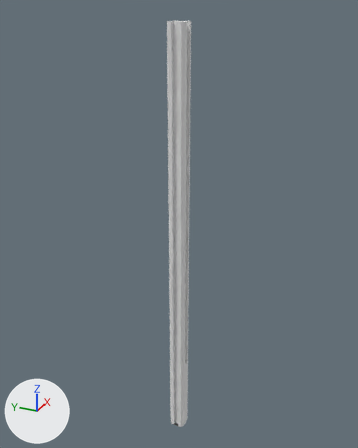
The Blender file sources/ColTipoE.blend, before and after one commit.
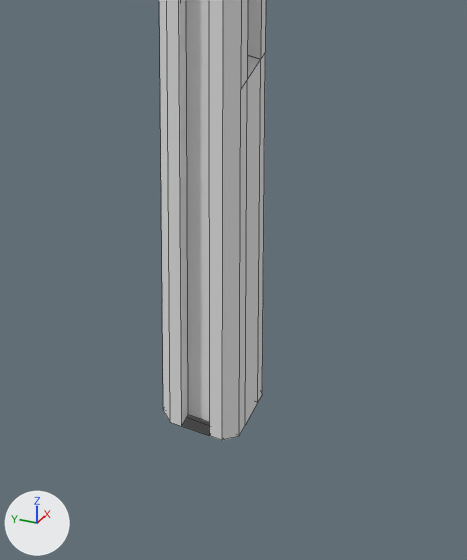
Each version is shown whole from a camera (50 mm lens) standing at (-5.76, -2.59, 3.41) and looking at (0.18, 0.08, 0.43), then close up on the part from 40% to 62% of the width and 79% to 100% of the height. Lighting does not change. The marker at lower left points along +X, +Y and +Z. The close-ups show mesh edges as thin lines.

In view in the first close-up: 'ColTipoB'.
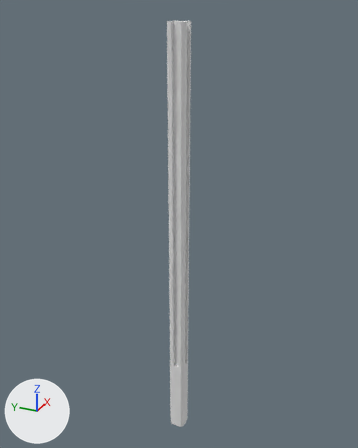
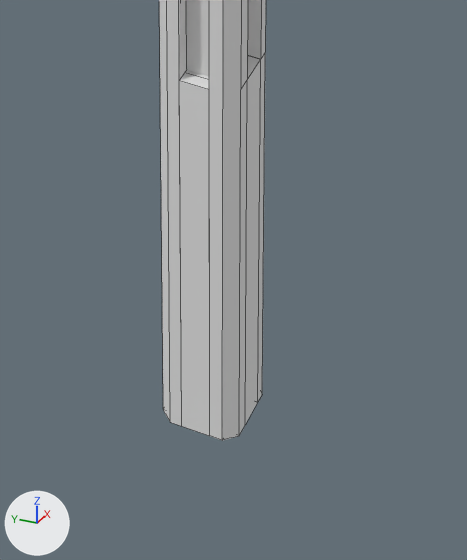
Commit message: col tipo e update

Diff of the bpy script that builds the scene:
```diff
--- a/sources/ColTipoE.blend.py
+++ b/sources/ColTipoE.blend.py
@@ me_cube @@
 me_cube.from_pydata(...)  # 118 vertices, 99 faces; spans x -1.0..1.0, y -1.0..1.0, z -1.0..1.0
 # used by ob_coltipob; location = (0.0, 0.0, 0.0); scale = (0.12, 0.12, 3.15)
 # verts and faces of me_cube; kept vertices keep their numbers, new ones are numbered from 118
 # before: 102 (-1.0, 0.38, -1.0) at pixel (181, 426), 104 (-0.71, 0.38, -1.0) at pixel (186, 417), 107 (-0.35, 0.38, -1.0), 110 (-1.0, -0.36, -1.0) at pixel (209, 435), 112 (-0.71, -0.36, -1.0)
 # before: 113 (-0.35, -0.36, -1.0)
+# me_cube part 1
+delete_faces([(104, 107, 113, 112), (102, 104, 112, 110)])
+for new, old in zip([*range(118, 124)], [102, 104, 107, 110, 112, 113]): verts[new] = verts[old] + (0.0, 0.0, 0.4)
+faces += [(104, 107, 120, 119), (112, 122, 123, 113), (119, 120, 123, 122), (118, 119, 122, 121), (107, 113, 123, 120), (102, 118, 121, 110)]
+faces += [(110, 121, 122, 112), (102, 104, 119, 118)]
 me_cube.materials.append(mat_material_003)
```

What differs and where, as boxes [x1, y1, x2, y2] in the close-ups (467 x 560 px):
part 1 of me_cube, built on: before [182, 415, 210, 436]; after [179, 70, 210, 436]
